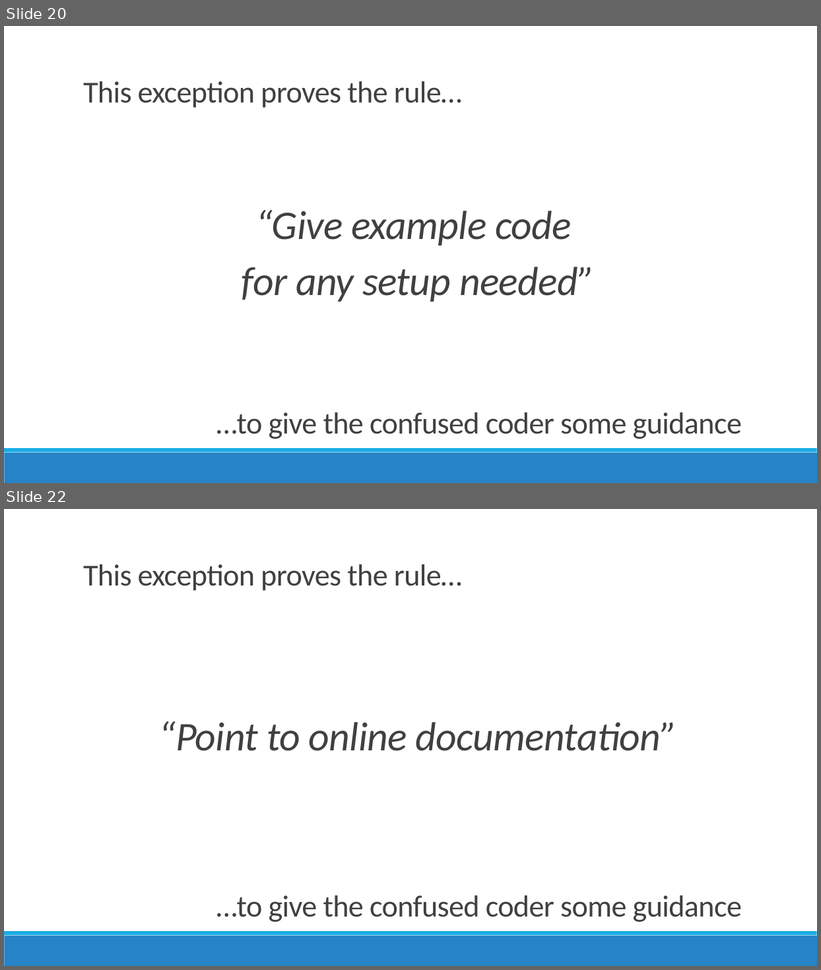
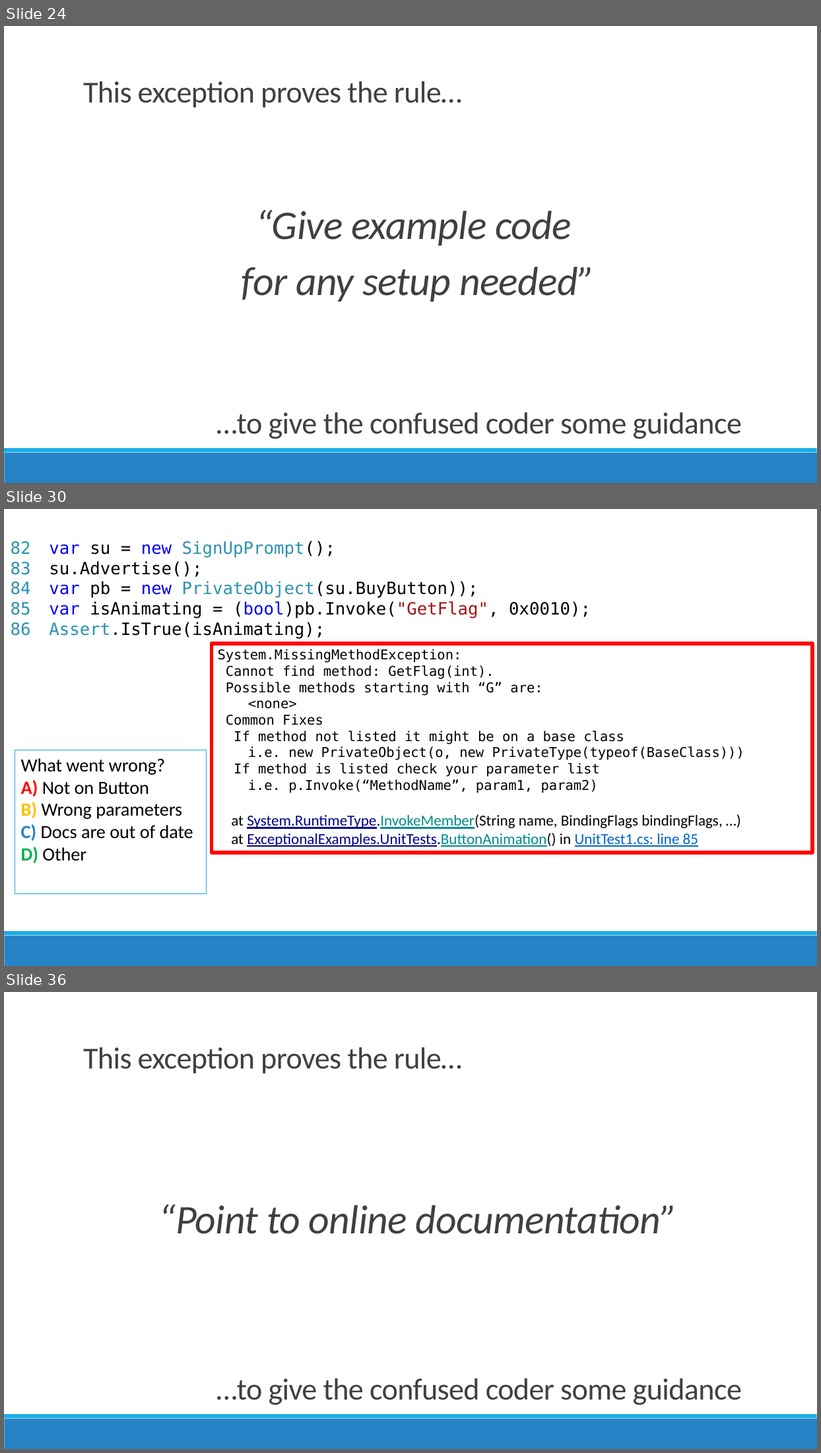
Before and after one commit to jamesrcounts/ExceptionalTalk, a slide deck: Talk.pptx. Shown one above the other, each under a label of ours: slides 20 and 22 before the commit, slides 24, 30 and 36 after it; the slides between them are not shown. The pictures are 821x970 and 821x1453 pixels, drawn with LibreOffice and Linux fonts; fonts in the diff are those of the drawing. Boxes give left, top, right and bottom in pixels: in the first picture for what was removed or moved away, otherwise in the second. Text is boxed around its words. In the diff, an @@ line names an element or a change of style, - is before the commit and + after.

```diff
--- a/Talk.pptx
+++ b/Talk.pptx
@@ slide 30 added at bbox=[4, 509, 817, 966], background #FFFFFF; not listed: 2 template elements that a slide beside it also shows @@
@@ text added at bbox=[11, 541, 31, 636], 20 pt, text #2B91AF @@
+82
+83
+84
+85
+86
@@ text added at bbox=[49, 541, 591, 639], 20 pt, text #000000 @@
+var su = new SignUpPrompt();
+su.Advertise();
+var pb = new PrivateObject(su.BuyButton));
+var isAnimating = (bool)pb.Invoke("GetFlag", 0x0010);
+Assert.IsTrue(isAnimating);
@@ rectangle added at bbox=[211, 644, 812, 853], outline #FF0000 4.5 pt, 16 pt, text #000000 @@
+System.MissingMethodException:
+Cannot find method: GetFlag(int).
+Possible methods starting with “G” are:
+<none>
+Common Fixes
+If method not listed it might be on a base class
+i.e. new PrivateObject(o, new PrivateType(typeof(BaseClass)))
+If method is listed check your parameter list
+i.e. p.Invoke(“MethodName”, param1, param2)
+at System.RuntimeType.InvokeMember(String name, BindingFlags bindingFlags, …)
+at ExceptionalExamples.UnitTests.ButtonAnimation() in UnitTest1.cs: line 85
@@ rectangle added at bbox=[15, 751, 207, 894], outline #1CADE4 0.75 pt, 22 pt, text #000000 @@
+What went wrong?
+A) Not on Button
+B) Wrong parameters
+C) Docs are out of date
+D) Other
@@ what was slide 20 is now slide 24 @@
@@ what was slide 22 is now slide 36 @@
```
Also in this commit, not shown: 1 slide changed, 13 other slides added, 3 other files.
